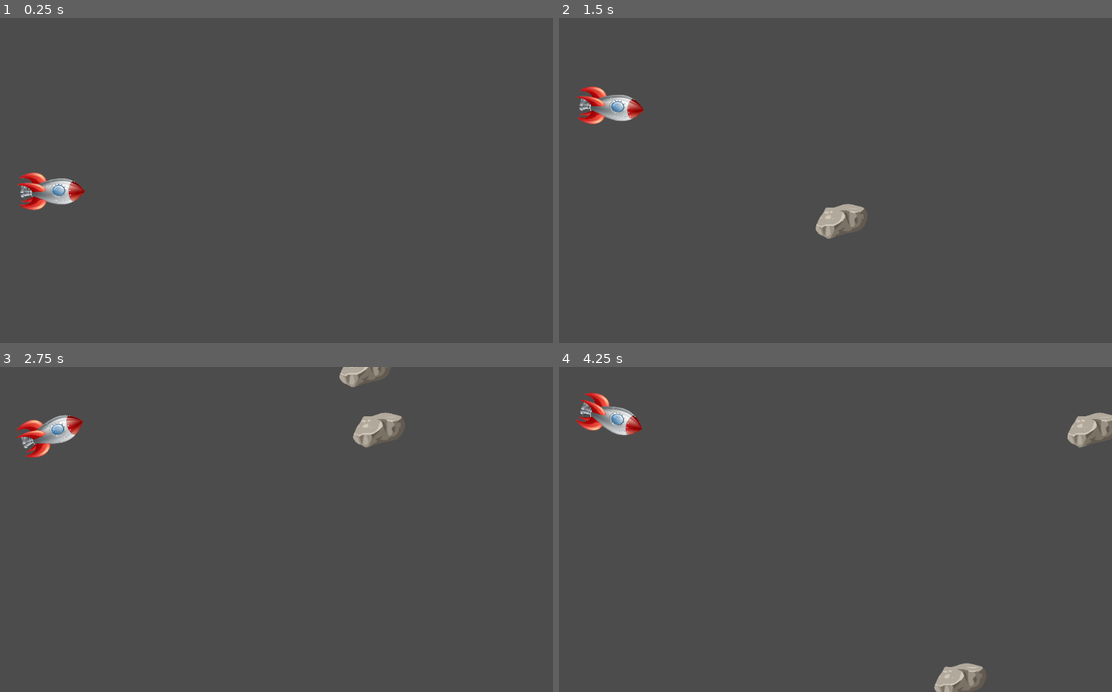
Above: before the commit, frames 1-4 (two rows, left to right).
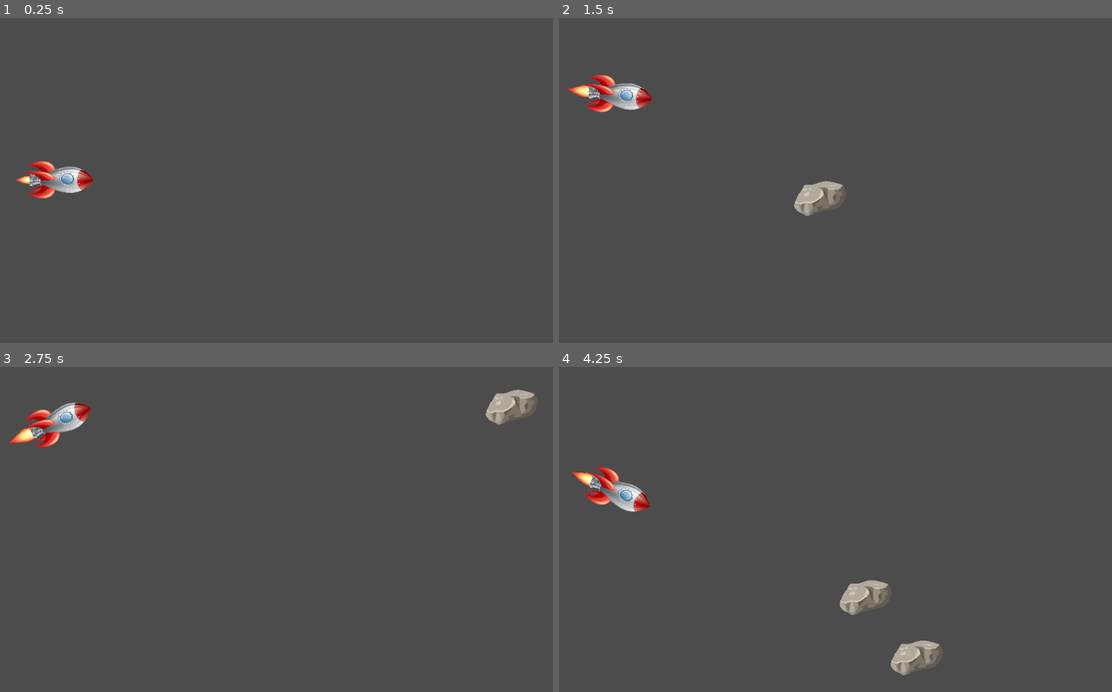
Above: after the commit, the same moments.

Repository: MuskalaMarcin/RocketZero
Game: Godot game, scene res://Main.tscn
Two runs of this game, one before a commit and one after it. Both use one fixed random seed, a clock stepped at 60 frames per second and the inputs below.
Inputs:
- Up to frame 1 (0.25 s): no input
- Up to frame 2 (1.5 s): tap Enter at 0.5 s; hold Up (ui_up) 0.53-1.28 s; hold Down (ui_down) from 1.28 s (still down)
- Up to frame 3 (2.75 s): release Down (ui_down) at 2.03 s; hold Up (ui_up) from 2.03 s (still down)
- Up to frame 4 (4.25 s): release Up (ui_up) at 3.53 s; hold Down (ui_down) from 3.53 s (still down)

The runs differ from the first frame. In frame 1, 1.3% of the frame differs, in the area x 2-17%, y 44-60%; in frame 2, 2.6%; in frame 3, 2.9%; in frame 4, 4.3%, in the area x 2-100%, y 7-100%.

Commit message:
finishing rocket implementation

Diff:
--- a/Main.tscn
+++ b/Main.tscn
@@ -3,10 +3,8 @@
 [ext_resource path="res://RocketScene.tscn" type="PackedScene" id=1]
 [ext_resource path="res://RocksScene.tscn" type="PackedScene" id=2]
 
-[node name="Node2D" type="Node2D" index="0"]
+[node name="Node2D" type="Node2D"]
 
 [node name="Node2D" parent="." index="0" instance=ExtResource( 1 )]
 
-[node name="RocksScene" parent="." index="1" instance=ExtResource( 2 )]
-
-position = Vector2( 39.4509, 42.1716 )
+[node name="Node2D2" parent="." index="1" instance=ExtResource( 2 )]
--- a/Rocket.gd
+++ b/Rocket.gd
@@ -1,25 +1,46 @@
 extends KinematicBody2D
 
 const SPEED = 150
-const ROT = 0.5
+const ROT = 0.6
+const MAX_ROT = 0.4
+const MAX_Y = 140
 
 func _ready():
 	set_physics_process(true)
 
+func showBigFlame():
+	get_child(1).show()
+	get_child(2).hide()
+
+func hideBigFlame():
+	get_child(1).hide()
+	get_child(2).show()
+
 func _physics_process(delta):
 	var direction = Vector2()
-	print(self.position.y)
+	var flameBig = get_child(1)
+	var flameSmall = get_child(2)
+
 	if Input.is_action_pressed("ui_down"):
-		if self.position.x > -140:
-			if self.rotation < 0.4:
+		if self.position.y < MAX_Y:
+			showBigFlame()
+			if self.rotation < MAX_ROT:
 				self.rotation += ROT * delta
 			direction.y += SPEED
+		else:
+			hideBigFlame()
+			self.rotation = 0
 	if Input.is_action_pressed("ui_up"):
-		if self.position.x < 140:
-			if self.rotation > -0.4:
+		if self.position.y > -MAX_Y:
+			showBigFlame()
+			if self.rotation > -MAX_ROT:
 				self.rotation -= ROT * delta
 			direction.y += -SPEED
+		else:
+			hideBigFlame()
+			self.rotation = 0
 	if Input.is_action_just_released("ui_down") or Input.is_action_just_released("ui_up"):
+		hideBigFlame()
 		self.rotation = 0
 
 	set_position(self.position + direction.normalized() * SPEED * delta)
--- a/RocketScene.tscn
+++ b/RocketScene.tscn
@@ -1,7 +1,11 @@
-[gd_scene load_steps=5 format=2]
+[gd_scene load_steps=10 format=2]
 
 [ext_resource path="res://Rocket.gd" type="Script" id=1]
-[ext_resource path="res://images/rocket.png" type="Texture" id=2]
+[ext_resource path="res://images/flame_small.png" type="Texture" id=2]
+[ext_resource path="res://images/flame_small_2.png" type="Texture" id=3]
+[ext_resource path="res://images/flame_small_3.png" type="Texture" id=4]
+[ext_resource path="res://images/flame_small_4.png" type="Texture" id=5]
+[ext_resource path="res://images/rocket.png" type="Texture" id=6]
 
 [sub_resource type="CapsuleShape2D" id=1]
 
@@ -9,7 +13,17 @@
 radius = 9.9371
 height = 20.0
 
-[sub_resource type="ImageTexture" id=2]
+[sub_resource type="SpriteFrames" id=2]
+
+animations = [ {
+"frames": [ ExtResource( 2 ), ExtResource( 3 ), ExtResource( 4 ), ExtResource( 5 ) ],
+"loop": true,
+"name": "default",
+"speed": 10.0
+} ]
+_sections_unfolded = [ "Resource" ]
+
+[sub_resource type="ImageTexture" id=3]
 
 flags = 7
 storage = 0
@@ -19,7 +33,7 @@
 
 [node name="Node2D" type="Node2D" index="0"]
 
-position = Vector2( 99.5592, 320.588 )
+position = Vector2( 115.738, 299.312 )
 scale = Vector2( 1.87463, 1.88916 )
 
 [node name="Rocket" type="KinematicBody2D" parent="." index="0"]
@@ -39,10 +53,31 @@
 scale = Vector2( 1.8756, 1.72462 )
 shape = SubResource( 1 )
 
-[node name="Sprite" type="Sprite" parent="Rocket" index="1"]
+[node name="flame_big" type="AnimatedSprite" parent="Rocket" index="1"]
+
+visible = false
+position = Vector2( -40.6354, -0.75383 )
+scale = Vector2( 0.113777, 0.113777 )
+frames = SubResource( 2 )
+animation = "default"
+frame = 1
+playing = true
+_sections_unfolded = [ "Visibility" ]
+
+[node name="flame_small" type="AnimatedSprite" parent="Rocket" index="2"]
+
+position = Vector2( -36.6009, -0.15506 )
+scale = Vector2( 0.0784136, 0.0784136 )
+frames = SubResource( 2 )
+animation = "default"
+frame = 1
+playing = true
+_sections_unfolded = [ "Visibility" ]
+
+[node name="Sprite" type="Sprite" parent="Rocket" index="3"]
 
 position = Vector2( 0.404304, -0.322137 )
 scale = Vector2( 0.117836, 0.108507 )
-texture = ExtResource( 2 )
-normal_map = SubResource( 2 )
+texture = ExtResource( 6 )
+normal_map = SubResource( 3 )
 _sections_unfolded = [ "Animation", "Material", "Region", "Transform" ]
Binary file added: images/flame_small_2.png
Not shown, added: images/flame_small_2.png.import
Binary file added: images/flame_small_3.png
Not shown, added: images/flame_small_3.png.import
Binary file added: images/flame_small_4.png
Not shown, added: images/flame_small_4.png.import
